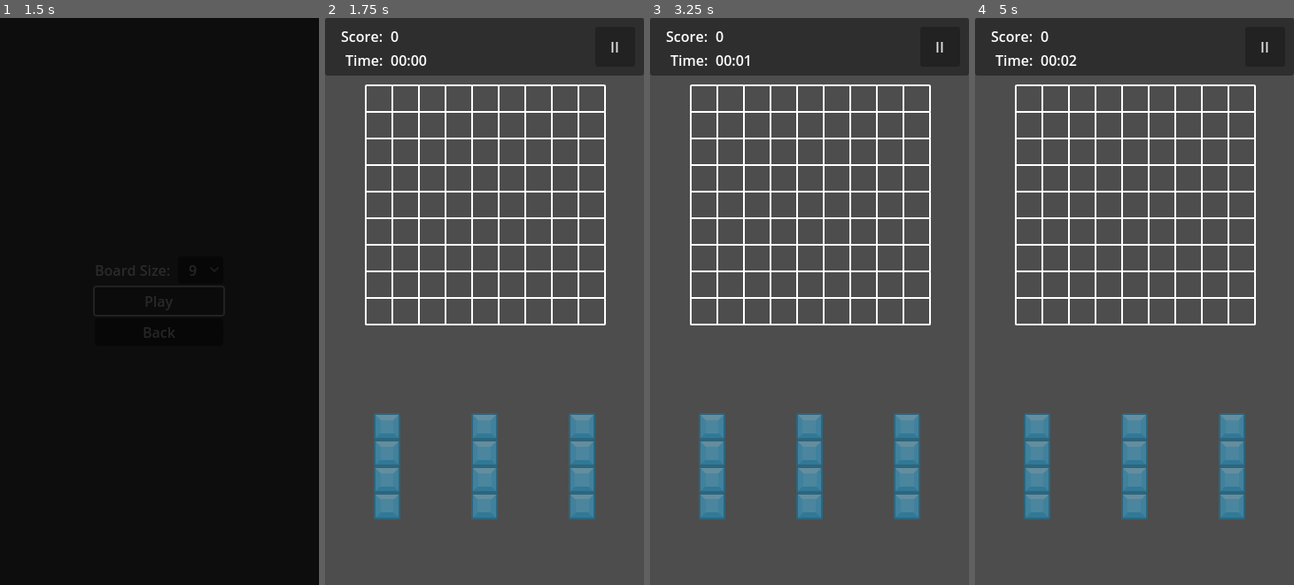
Above: before the commit, frames 1-4 (left to right).
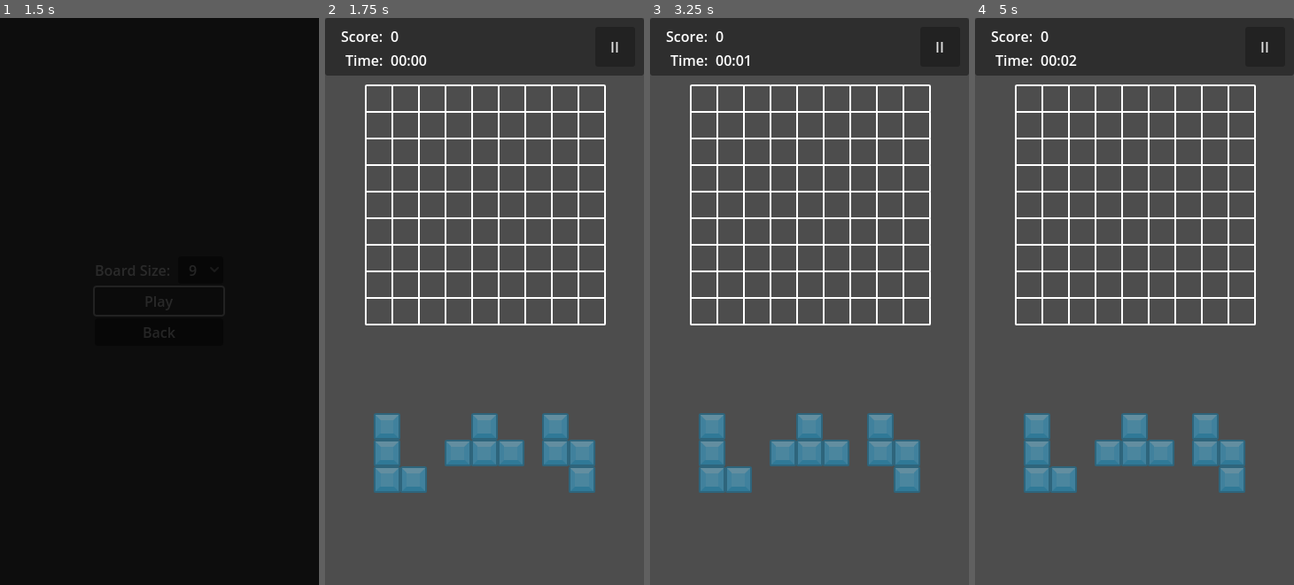
Above: after the commit, the same moments.

Repository: Ozymandias1/blockgame
Game: Godot game, scene res://Scenes/00_RootScene.tscn
Same seed, same stepped clock (60 frames per second), same inputs: the game is played once before the commit and once after it.
Inputs:
- Up to frame 1 (1.5 s): click "Start Game" at 0.5 s; click "Play" at 1.25 s
- Up to frame 2 (1.75 s): no input
- Up to frame 3 (3.25 s): click "II" at 2 s; click "Resume" at 2.75 s
- Up to frame 4 (5 s): click "II" at 3.5 s; click "Resume" at 4.25 s

Frame 1 is identical in both runs. In frame 2, 3.9% of the frame differs, in the area x 15-85%, y 69-89%; in frame 3, 3.9%; in frame 4, 3.9%.

Commit message:
배치된 블럭 분해시 보드판 기준 인덱스 적용

Diff:
--- a/Prefabs/Blocks/block_element.tscn
+++ b/Prefabs/Blocks/block_element.tscn
@@ -1,7 +1,7 @@
 [gd_scene load_steps=3 format=3 uid="uid://dq7rvhq7u008p"]
 
 [ext_resource type="Texture2D" uid="uid://dk7o1ak6dqqmc" path="res://Textures/element_blue_square.png" id="1_dhd13"]
-[ext_resource type="Script" path="res://Scripts/block_element.gd" id="2_dcysu"]
+[ext_resource type="Script" path="res://Scripts/BlockElement.gd" id="2_dcysu"]
 
 [node name="BlockElement" type="TextureRect"]
 texture_filter = 1
--- a/Scripts/Block.gd
+++ b/Scripts/Block.gd
@@ -14,3 +14,10 @@
 func set_opacity(opacity: float = 1.0):
 	for child in self.get_children():
 		child.set_opacity(opacity)
+
+# 현재 블럭내 자식 블럭 요소들의 인덱스를 보드판의 인덱스 기준으로 적용한다(배치후 블럭분해시 호출되므로)
+func apply_board_item_index(board_item_index: Vector2i):
+	for child in self.get_children():
+		var target_index = board_item_index + child.block_index
+		child.name = "%s_%s" % [target_index.x, target_index.y]
+		child.block_index = target_index
--- a/Scripts/GamePlay.gd
+++ b/Scripts/GamePlay.gd
@@ -58,7 +58,7 @@
 
 	# 보드판 초기화 후 배치용 블럭 생성
 	create_placable_blocks()
-	# 배치되어있던 블럭 비우기
+	# 이전에 배치되어있던 블럭 비우기
 	claer_placed_blocks()
 
 # 게임플레이 시작
@@ -98,7 +98,7 @@
 		item.queue_free()
 	# 새 배치용 블럭 생성
 	for i in range(3):
-		var new_block_source = placable_blocks[placable_blocks.size()-1]#placable_blocks.pick_random()
+		var new_block_source = placable_blocks.pick_random()
 		var new_block = new_block_source.instantiate()
 		new_block.gui_input.connect(_on_placable_block_gui_input.bind(new_block))
 		placable_block_area.add_child(new_block)
@@ -194,6 +194,7 @@
 
 # 블럭을 분해하여 각 개별 블럭을 배치된 블럭 노드로 붙인다.
 func break_current_block(current_block_board_item_index):
+	current_block.apply_board_item_index(current_block_board_item_index)
 	for child in current_block.get_children():
 		var saved_child_global_position = child.global_position
 		current_block.remove_child(child)
@@ -212,7 +213,7 @@
 			current_block.global_position.x -= 45
 			current_block.global_position.y -= 45
 
-# 배치완료 블럭 비우기
+# 보드판에 배치되어 있던 블럭 모두 비우기
 func claer_placed_blocks():
 	for child in placed_blocks.get_children():
 		placed_blocks.remove_child(child)
Renamed: Scripts/block_element.gd -> Scripts/BlockElement.gd
